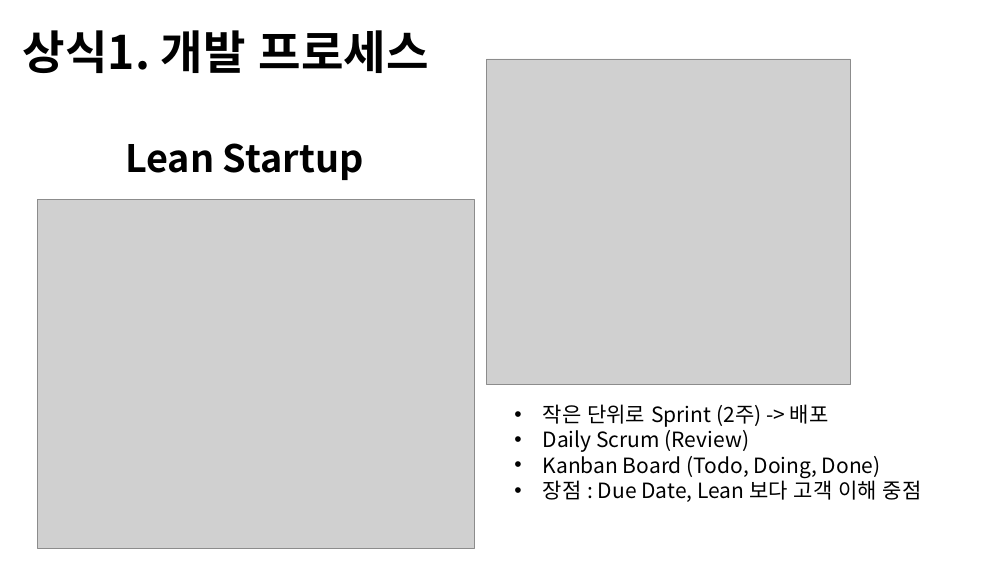
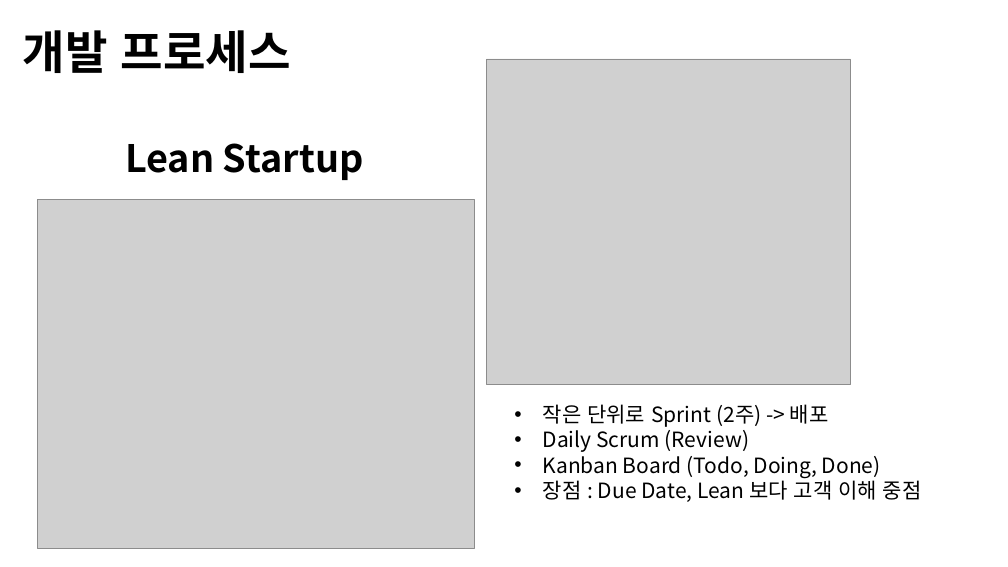
Before and after one commit to Brian-Hong-KR/Gymunity, a slide deck: slide 15 of Doc/세미나/Gymunity_PT_Seminar.pptx (slide 14 before the commit). Drawn at 1008x567 pixels with LibreOffice and Linux fonts; fonts in the diff are those of the drawing; grey boxes stand for pictures. Boxes give left, top, right and bottom in pixels: in the first picture for what was removed or moved away, otherwise in the second. Text is boxed around its words. In the diff, an @@ line names an element or a change of style, - is before the commit and + after.

```diff
--- a/Doc/세미나/Gymunity_PT_Seminar.pptx
+++ b/Doc/세미나/Gymunity_PT_Seminar.pptx
@@ title at box(23, 30, 291, 73): text changed @@
-상식1. 개발 프로세스
+개발 프로세스
```
Also in this commit, not shown: 6 other slides changed, 3 slides added, 2 slides removed, 1 other file.
